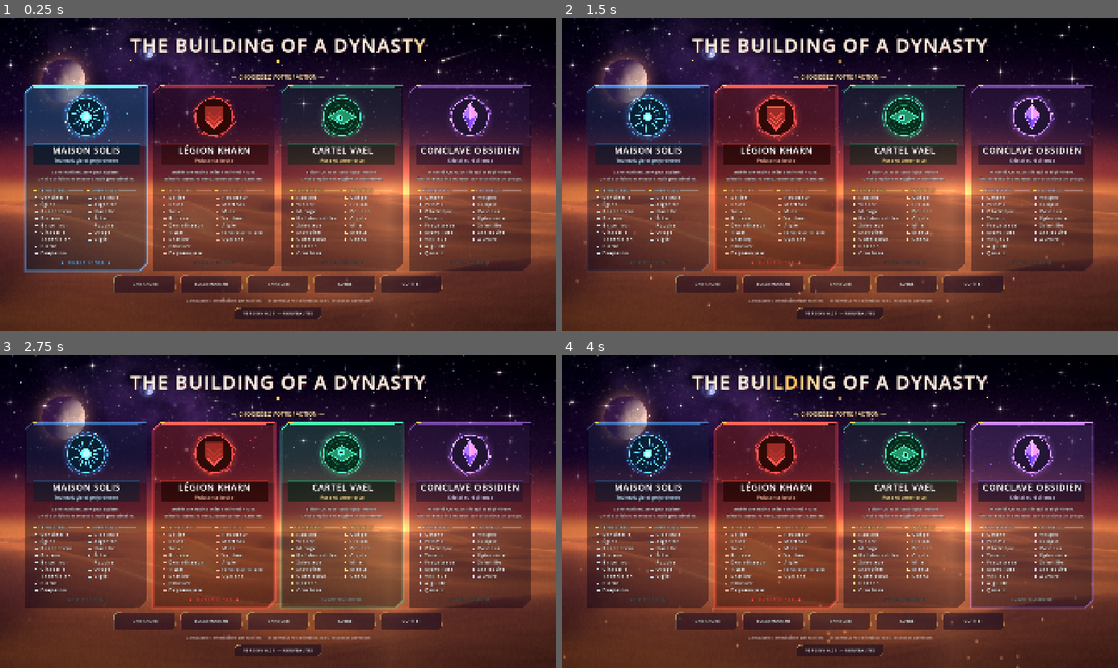
Above: before the commit, frames 1-4 (two rows, left to right).
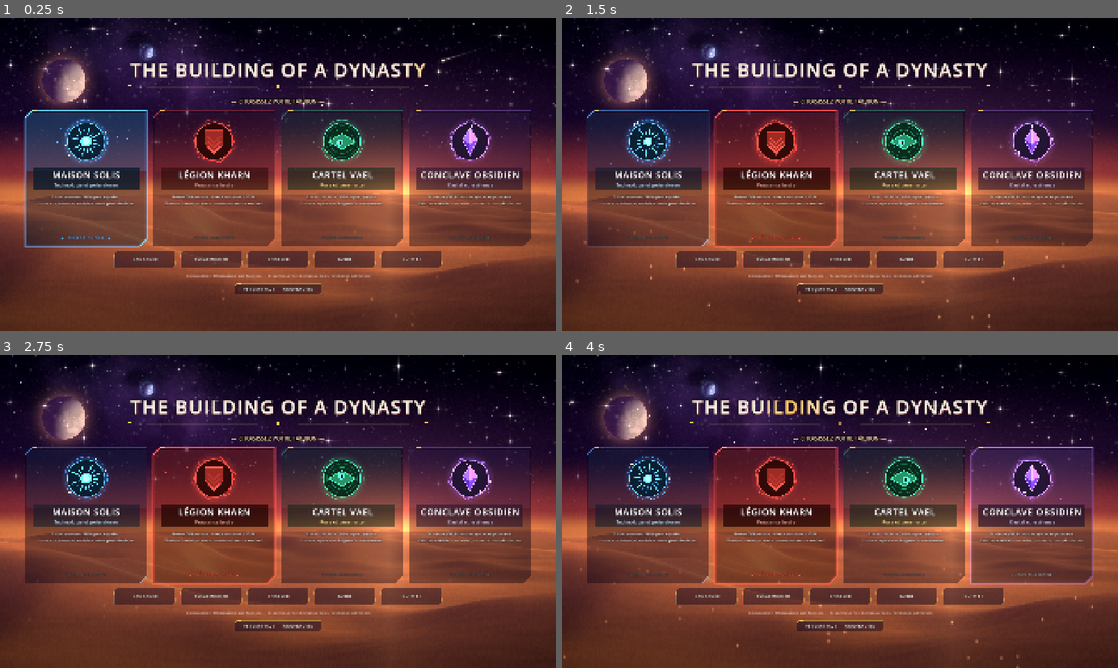
Above: after the commit, the same moments.

Repository: Nydaunvan/dune2-remake
Game: Godot game, scene res://menu.tscn
Two runs of this game, one before a commit and one after it. Both use one fixed random seed, a clock stepped at 60 frames per second and the inputs below.
Inputs (mouse positions are in pixels of both pictures, inside the frame that each line leads up to):
- Up to frame 1 (0.25 s): no input
- Up to frame 2 (1.5 s): tap Enter at 0.5 s; drag from (840, 174) to (895, 105) at 0.52 s; drag from (728, 190) to (812, 237) at 1.27 s
- Up to frame 3 (2.75 s): move the mouse to (333, 442) at 2.02 s; hold Right (ui_right) from 2.03 s (still down); tap U at 2.1 s
- Up to frame 4 (4 s): release Right (ui_right) at 2.75 s; drag from (812, 574) to (673, 464) at 2.77 s; move the mouse to (1006, 558) at 3.52 s; hold Left (ui_left) from 3.53 s (still down); hold Shift from 3.53 s (still down)

The runs differ from the first frame. In frame 1, 31% of the frame differs, in the area x 4-96%, y 6-97%; in frame 2, 31%; in frame 3, 33%; in frame 4, 32%.

Commit message:
Cartes de faction : retrait de la liste des unités, description raccourcie
Co-Authored-By: Claude Sonnet 5.5 <noreply@anthropic.com>
Claude-Session: https://claude.ai/code/session_016J9VLX1JshULsfbSsqHF5q

Diff:
--- a/game_data.gd
+++ b/game_data.gd
@@ -49,7 +49,7 @@
 	"conclave": {
 		"name": "Conclave Obsidien",
 		"tagline": "Cristal et résilience",
-		"desc": "Minerai +20 %, unités qui se régénèrent.\nÉclats cristallins en zone, constructions un peu plus lentes.",
+		"desc": "Minerai +20 %, unités qui se régénèrent.\nÉclats cristallins en zone, construction plus lente.",
 		"color": Color("b277ff"), "accent": Color("ead6ff"),
 		"build_time_mult": 1.1, "unit_cost_mult": 1.0, "spice_mult": 1.0, "ore_mult": 1.2, "regen": 2.0,
 		"units": ["ombre", "prisme", "obelisque", "tesson", "fracasseur", "monolithe", "veilleur", "aiguille", "quartz"],
--- a/menu.gd
+++ b/menu.gd
@@ -519,7 +519,7 @@
 
 	func _init(p_id: String) -> void:
 		id = p_id
-		custom_minimum_size = Vector2(420, 640)
+		custom_minimum_size = Vector2(420, 470)
 		mouse_filter = Control.MOUSE_FILTER_STOP
 		mouse_entered.connect(func() -> void: _hover = true)
 		mouse_exited.connect(func() -> void: _hover = false)
@@ -562,26 +562,6 @@
 		for l in String(f["desc"]).split("\n"):
 			UiStyle.text(self, Vector2(24, y), l, 15, Color(1, 1, 1, 0.88), false, HORIZONTAL_ALIGNMENT_CENTER, size.x - 48)
 			y += 23.0
-		y += 12.0
-		# Deux colonnes : unités terrestres à gauche, appareils à droite
-		var colw := (size.x - 68.0) / 2.0
-		UiStyle.section(self, Vector2(34, y), colw - 8.0, "TERRESTRES", acc)
-		UiStyle.section(self, Vector2(34 + colw + 8.0, y), colw - 8.0, "APPAREILS", acc)
-		y += 30.0
-		for c in 2:
-			var ids: Array = f["units"] if c == 0 else f["air"]
-			var x0 := 34.0 + c * (colw + 8.0)
-			var yy := y
-			for uid in ids:
-				var u: Dictionary = GameData.UNITS[uid]
-				var mk := PackedVector2Array([Vector2(x0, yy - 5), Vector2(x0 + 5, yy - 10), Vector2(x0 + 10, yy - 5), Vector2(x0 + 5, yy)]) if c == 0 \
-						else PackedVector2Array([Vector2(x0, yy - 1), Vector2(x0 + 5, yy - 10), Vector2(x0 + 10, yy - 1)])
-				draw_colored_polygon(mk, acc)
-				var ns := 16
-				while ns > 10 and UiStyle.text_width(String(u["name"]), ns, true) > colw - 26.0:
-					ns -= 1
-				UiStyle.text(self, Vector2(x0 + 20.0, yy), String(u["name"]), ns, Color.WHITE, true)
-				yy += 24.0
 		# Pied : état de sélection
 		var fy := size.y - 24.0
 		if active:
